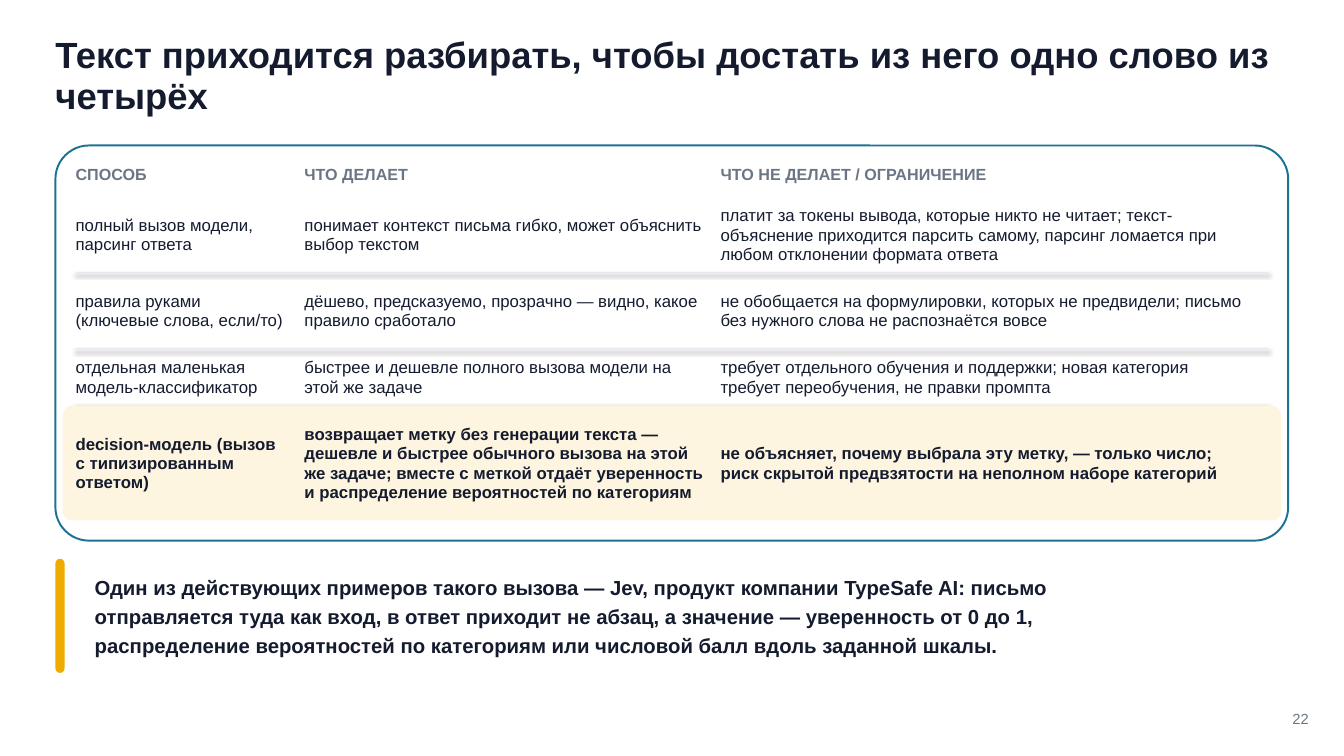
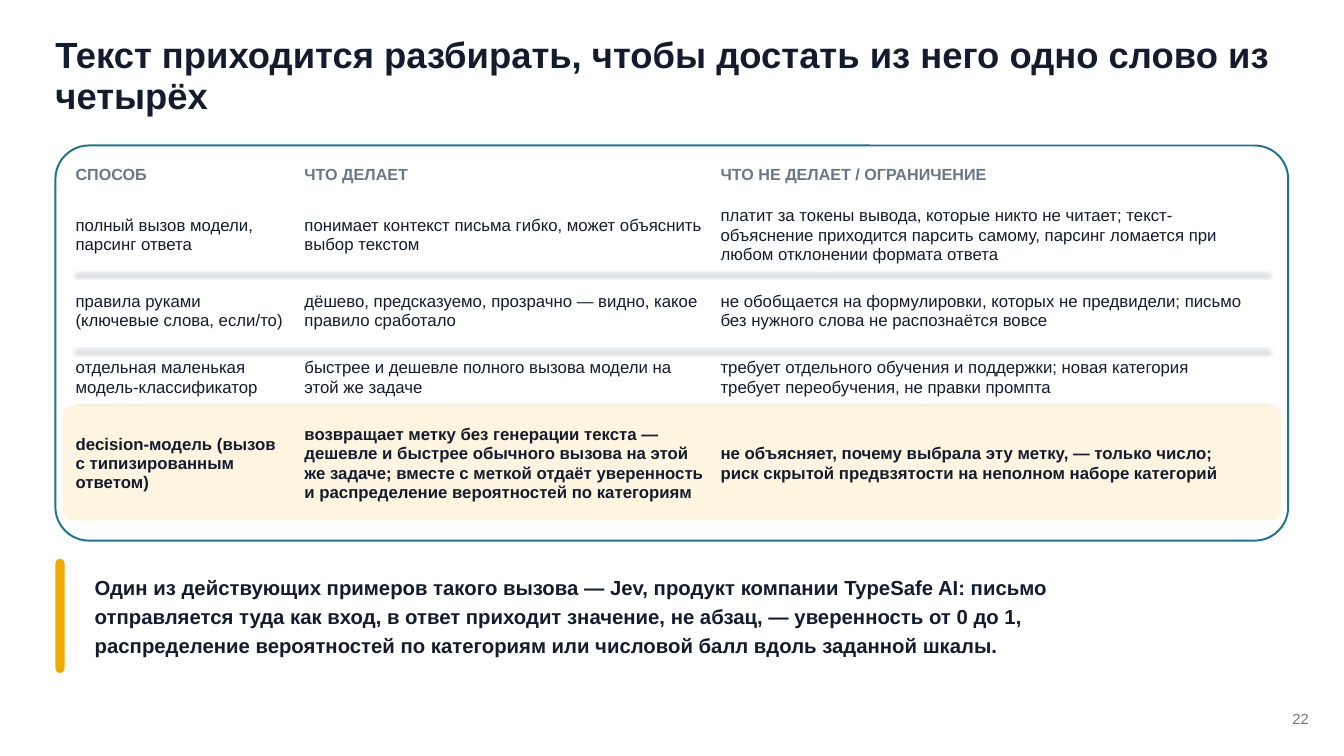
Before and after one commit to tellina-study/AI-usage-lessons, a slide deck: slide 22 of library/seminars/sem-07/rendered/sem-07.pptx. Drawn at 1344x756 pixels with LibreOffice and Linux fonts; fonts in the diff are those of the drawing. Boxes give left, top, right and bottom in pixels: in the first picture for what was removed or moved away, otherwise in the second. Text is boxed around its words. In the diff, an @@ line names an element or a change of style, - is before the commit and + after.

```diff
--- a/library/seminars/sem-07/rendered/sem-07.pptx
+++ b/library/seminars/sem-07/rendered/sem-07.pptx
@@ text at bbox=[95, 609, 1021, 629]: text changed @@
-отправляется туда как вход, в ответ приходит не абзац, а значение — уверенность от 0 до 1,
+отправляется туда как вход, в ответ приходит значение, не абзац, — уверенность от 0 до 1,
```
Also in this commit, not shown: 11 other slides changed, 42 other files.
